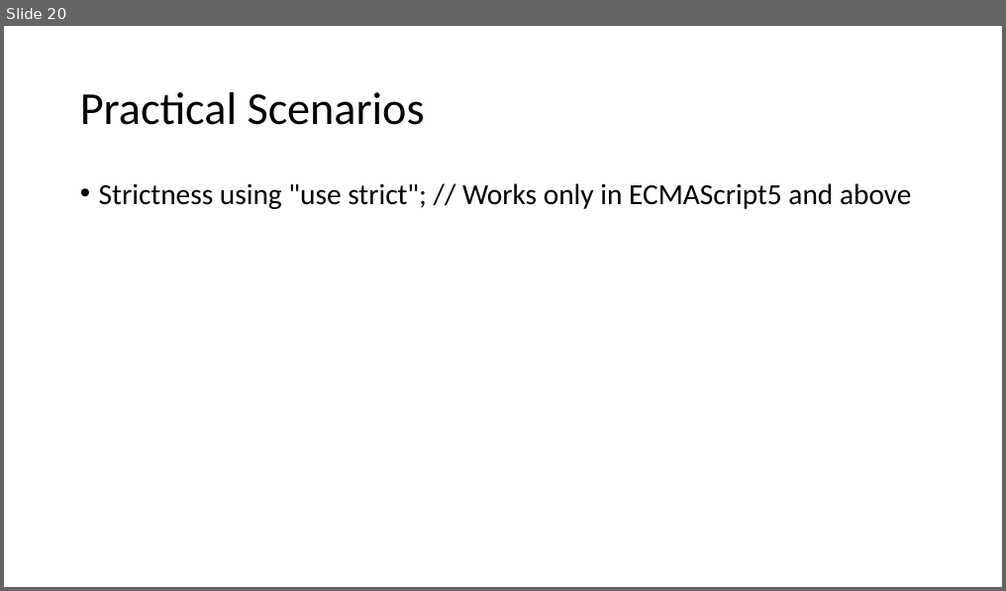
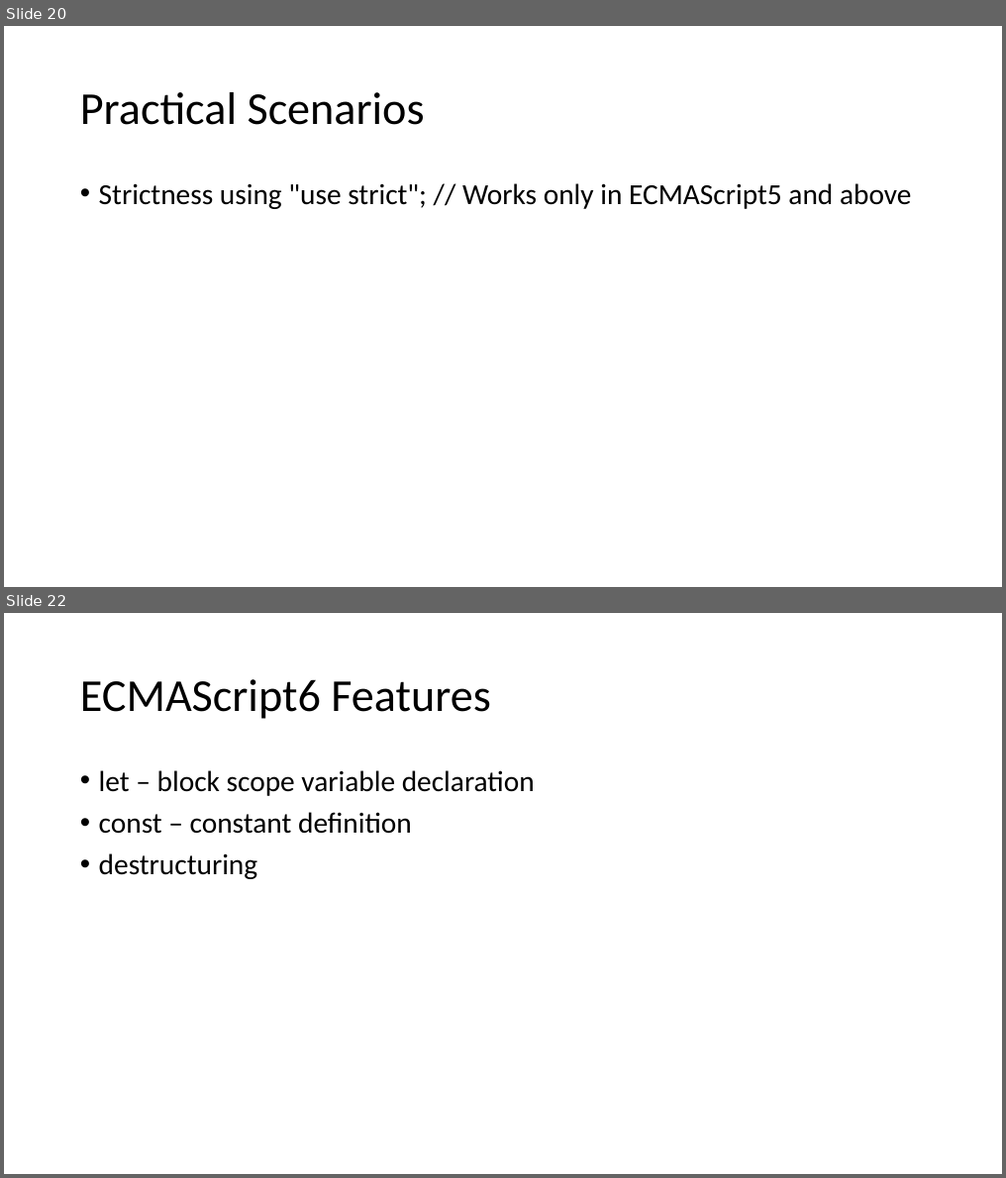
Before and after one commit to prasadhonrao/Training, a slide deck: Presentations/JavaScript - Language Features.pptx. Shown one above the other, each under a label of ours: slide 20 before the commit, slides 20 and 22 after it; the slides between them are not shown. The pictures are 1006x591 and 1006x1178 pixels, drawn with LibreOffice and Linux fonts; fonts in the diff are those of the drawing. Boxes give left, top, right and bottom in pixels: in the first picture for what was removed or moved away, otherwise in the second. Text is boxed around its words. In the diff, an @@ line names an element or a change of style, - is before the commit and + after.

```diff
--- a/Presentations/JavaScript - Language Features.pptx
+++ b/Presentations/JavaScript - Language Features.pptx
@@ slide 22 added at (4, 613, 1002, 1174), background #FFFFFF @@
@@ title added at (80, 679, 490, 719), 44 pt, text #000000 @@
+ECMAScript6 Features
@@ text added at (99, 770, 535, 879), 28 pt, text #000000 @@
+• let – block scope variable declaration
+• const – constant definition
+• destructuring
```
Also in this commit, not shown: 1 slide changed, 1 other slide added, 1 other file.
